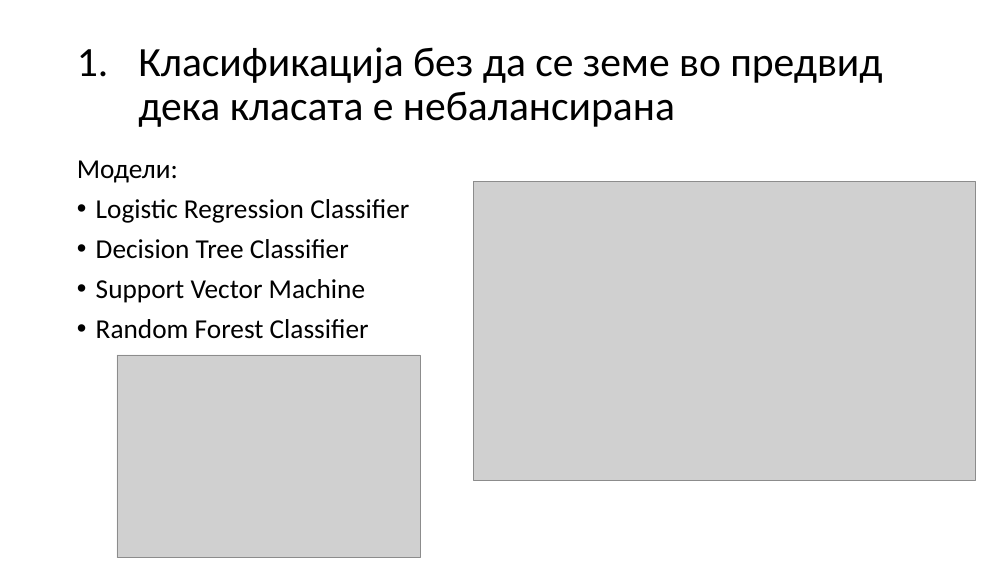
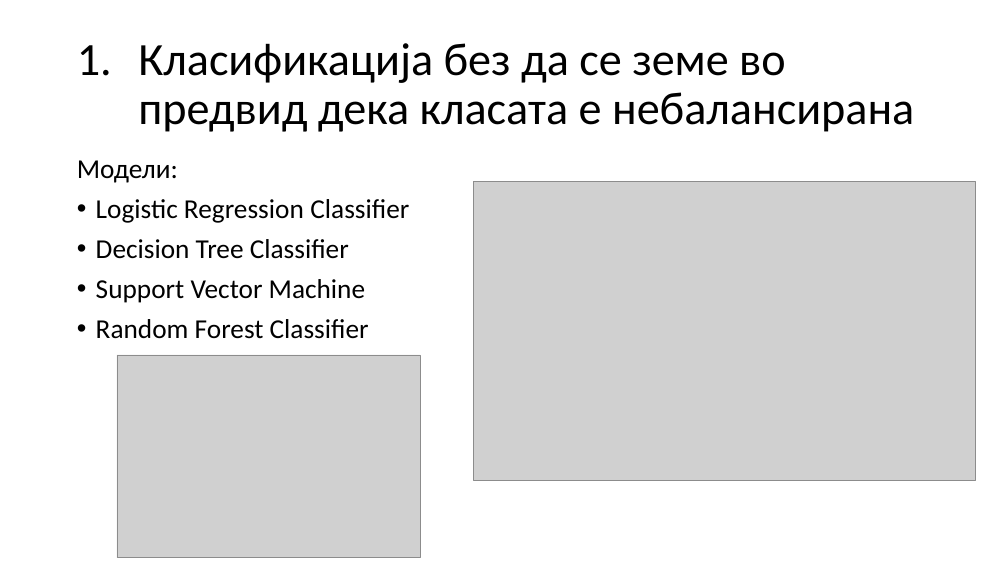
Before and after one commit to HristinaMitrova/Data-Mining-Project-, a slide deck: slide 13 of ПодаточноРударство.pptx. Drawn at 1008x567 pixels with LibreOffice and Linux fonts; fonts in the diff are those of the drawing; grey boxes stand for pictures. Boxes give left, top, right and bottom in pixels: in the first picture for what was removed or moved away, otherwise in the second. Text is boxed around its words. In the diff, an @@ line names an element or a change of style, - is before the commit and + after.

```diff
--- a/ПодаточноРударство.pptx
+++ b/ПодаточноРударство.pptx
@@ title "Класификација без да се земе ..." at (x1=138, y1=43, x2=914, y2=132): size 39.6 to 44 pt @@
```
Also in this commit, not shown: 3 other slides changed.
